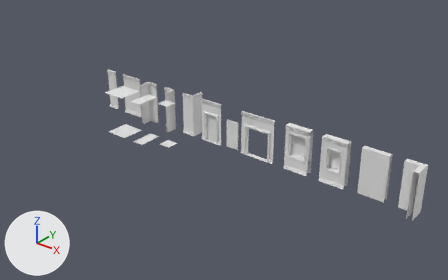
The FBX model UnityProject/Assets/Visuals/Lau Assets/!Level Design Setups/V0.2/Import/LevelDesignSetup_V0.2.fbx: old version first, new version second.
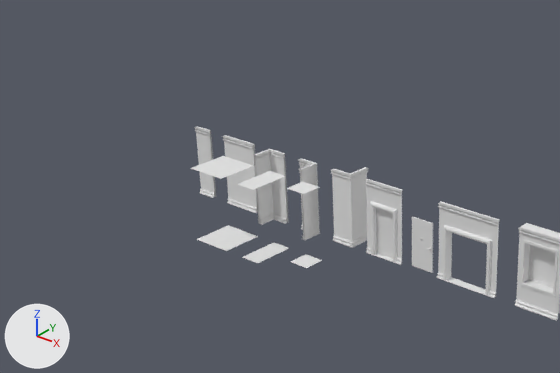
There are two pictures of each version: one whole from a 50 mm lens placed at (36.0, -34.7, 22.0), pointed at (8.8, -0.8, 1.0), one close up on the part from 0% to 69% of the width and 0% to 73% of the height. Every picture has the same lights, and +X, +Y and +Z are marked at lower left. Where no turn or scale is listed for an object, it has been applied to the vertices.

Objects in the first close-up: 'DoorFrame', 'Door_Outdoors', 'Floor_2*2m', 'OpenPassFrame', 'WallCorner_Inner', 'WallCorner_Inner_B', 'WallCorner_Outer.001', 'Wall_2m', 'Wall_DoorFrame', 'Wall_OpenPass', 'Wall_Window_Big', 'WindowFrame_Big'.
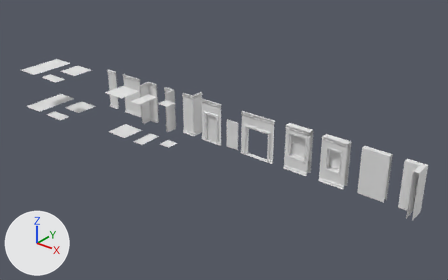
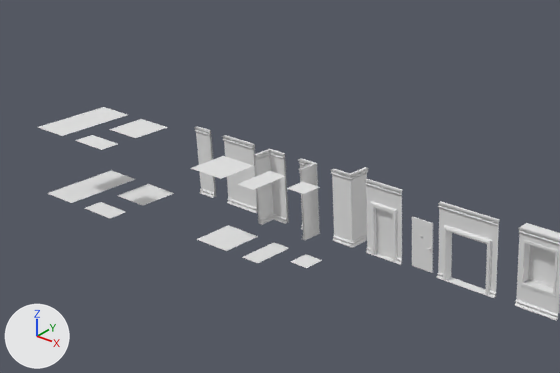
Changed parts and their boxes [x1, y1, x2, y2] in the close-ups (560 x 373 px):
'WoodFloor_2*4', added
    after: [48, 170, 135, 203]
'WoodFloor_2*4_Ceiling', added
    after: [38, 107, 127, 136]
'WoodFloor_2*2', added
    after: [118, 184, 174, 205]
'WoodFloor_2*2_Ceiling', added
    after: [109, 119, 167, 138]
'WoodFloor_1*2m', added
    after: [85, 202, 125, 218]
'WoodFloor_1*2m_Ceiling', added
    after: [75, 135, 117, 150]

The change, as a diff of the scene's bpy script:
```diff
--- a/UnityProject/Assets/Visuals/Lau Assets/!Level Design Setups/V0.2/Import/LevelDesignSetup_V0.2.fbx.py
+++ b/UnityProject/Assets/Visuals/Lau Assets/!Level Design Setups/V0.2/Import/LevelDesignSetup_V0.2.fbx.py
@@ me_plane_043 @@
+me_plane_043.from_pydata([(0.0, 0.0, 0.0), (2.0, 0.0, 0.0), (0.0, 4.0, 0.0), (2.0, 4.0, 0.0), (0.0, 2.0, 0.0), (2.0, 2.0, 0.0)], [], [(4, 2, 3, 5), (0, 4, 5, 1)])
@@ me_plane_048 @@
+me_plane_048.from_pydata([(0.0, 2.0, 0.0), (2.0, 2.0, 0.0), (0.0, 0.0, 0.0), (2.0, 0.0, 0.0)], [], [(2, 0, 1, 3)])
@@ me_plane_055 @@
+me_plane_055.from_pydata([(1.0, -0.5, 0.0), (1.0, 0.5, 0.0), (-1.0, -0.5, 0.0), (-1.0, 0.5, 0.0)], [], [(0, 1, 3, 2)])
@@ me_plane_012 @@
+me_plane_012.from_pydata([(-1.0, 2.0, 0.0), (1.0, 2.0, 0.0), (-1.0, 0.0, 0.0), (1.0, 0.0, 0.0)], [], [(2, 3, 1, 0)])
@@ me_plane_011 @@
+me_plane_011.from_pydata([(-1.0, -2.0, 0.0), (1.0, -2.0, 0.0), (-1.0, 2.0, 0.0), (1.0, 2.0, 0.0), (-1.0, 0.0, 0.0), (1.0, 0.0, 0.0)], [], [(4, 5, 3, 2), (0, 1, 5, 4)])
@@ me_plane_056 @@
+me_plane_056.from_pydata([(1.0, -0.5, 0.0), (1.0, 0.5, 0.0), (-1.0, -0.5, 0.0), (-1.0, 0.5, 0.0)], [], [(0, 2, 3, 1)])
@@ ob_woodfloor_2_4_ceiling @@
+ob_woodfloor_2_4_ceiling = bpy.data.objects.new('WoodFloor_2*4_Ceiling', me_plane_043)
+ob_woodfloor_2_4_ceiling.location = (-11.0, -5.0, 3.5)
@@ ob_woodfloor_2_2_ceiling @@
+ob_woodfloor_2_2_ceiling = bpy.data.objects.new('WoodFloor_2*2_Ceiling', me_plane_048)
+ob_woodfloor_2_2_ceiling.location = (-8.0, -3.0, 3.5)
@@ ob_woodfloor_1_2m @@
+ob_woodfloor_1_2m = bpy.data.objects.new('WoodFloor_1*2m', me_plane_055)
+ob_woodfloor_1_2m.location = (-7.0, -4.5, 0.0)
@@ ob_woodfloor_2_2 @@
+ob_woodfloor_2_2 = bpy.data.objects.new('WoodFloor_2*2', me_plane_012)
+ob_woodfloor_2_2.location = (-7.0, -3.0, 0.0)
@@ ob_woodfloor_2_4 @@
+ob_woodfloor_2_4 = bpy.data.objects.new('WoodFloor_2*4', me_plane_011)
+ob_woodfloor_2_4.location = (-10.0, -3.0, 0.0)
@@ ob_woodfloor_1_2m_ceiling @@
+ob_woodfloor_1_2m_ceiling = bpy.data.objects.new('WoodFloor_1*2m_Ceiling', me_plane_056)
+ob_woodfloor_1_2m_ceiling.location = (-7.0, -4.5, 3.5)
```
